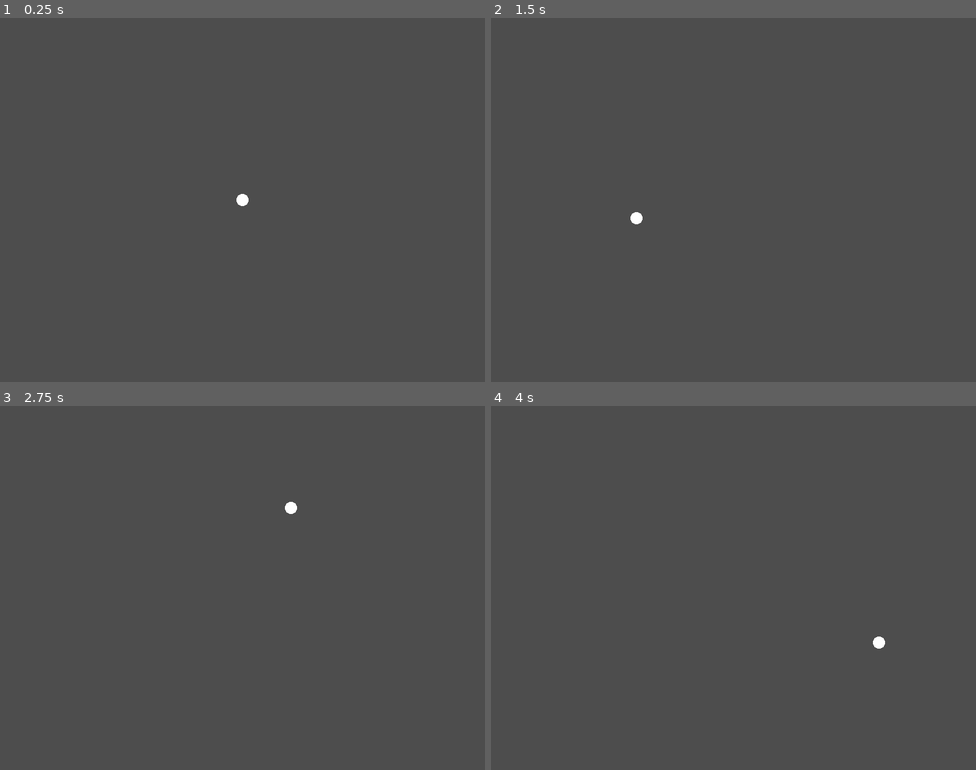
Above: before the commit, frames 1-4 (two rows, left to right).
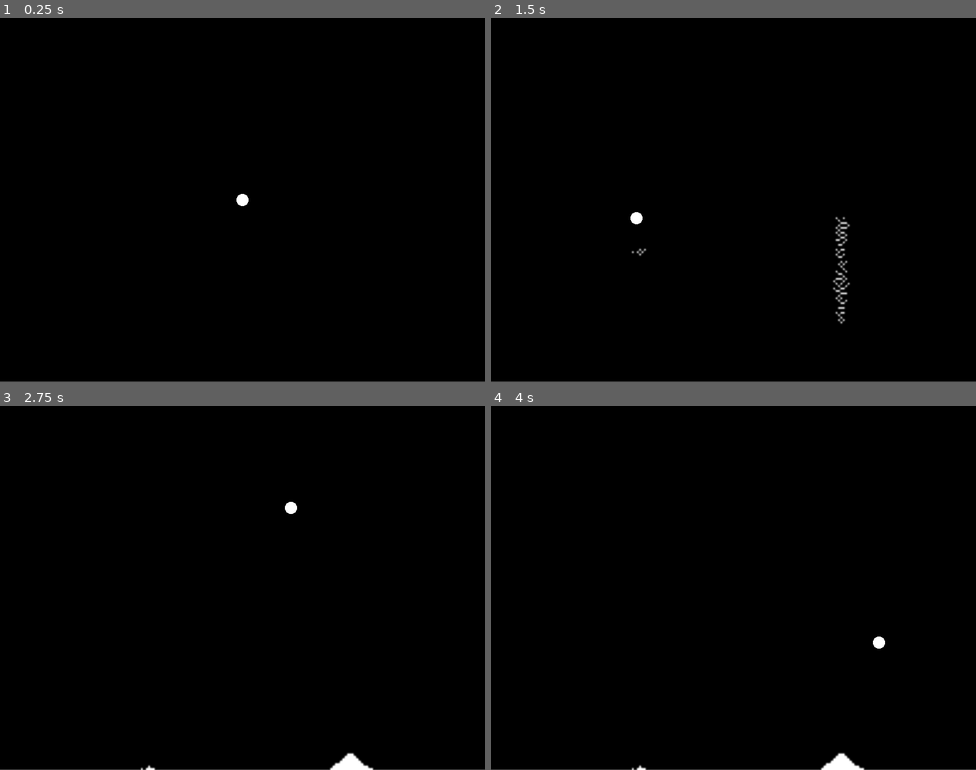
Above: after the commit, the same moments.

Repository: KunkelAlexander/neon-sand
Game: Godot game, scene res://scenes/cursor.tscn
The game is run twice, just before and just after one commit, with the same random seed, the same clock (stepped at 60 frames per second) and the same inputs.
Inputs (mouse positions are in pixels of both pictures, inside the frame that each line leads up to):
- Up to frame 1 (0.25 s): no input
- Up to frame 2 (1.5 s): tap Enter at 0.5 s; move the mouse to (840, 181) at 0.52 s; press the mouse at (840, 181) at 0.53 s; move the mouse to (636, 218) at 1.27 s; release the mouse at (636, 218) at 1.28 s; tap 1 (press_1) at 1.35 s
- Up to frame 3 (2.75 s): move the mouse to (291, 507) at 2.02 s; hold 2 (press_2) from 2.03 s (still down)
- Up to frame 4 (4 s): move the mouse to (709, 660) at 2.77 s; release 2 (press_2) at 2.78 s; tap 3 (press_3) at 2.85 s; tap Space at 3.5 s; move the mouse to (879, 642) at 3.52 s; hold Right mouse button (right_click) from 3.53 s (still down)

The runs differ from the first frame. In frame 1, 100% of the frame differs, in the area x 0-100%, y 0-100%; in frame 2, 100%; in frame 3, 100%; in frame 4, 100%.

Commit message:
Make sand visible

Diff:
--- a/scenes/cursor.tscn
+++ b/scenes/cursor.tscn
@@ -7,7 +7,6 @@
 [node name="Node2D" type="Node2D"]
 
 [node name="Background" type="ColorRect" parent="."]
-visible = false
 offset_right = 802.0
 offset_bottom = 599.0
 color = Color(0, 0, 0, 1)
--- a/scripts/cursor.gd
+++ b/scripts/cursor.gd
@@ -19,7 +19,7 @@
 	var scale_y = float(Global.HEIGHT) / screen_size.y
 	return Vector2i(int(mouse_pos.x * scale_x), int(mouse_pos.y * scale_y))
 
-func _process(delta):
+func _process(_delta):
 	# Update cursor position
 	position = get_global_mouse_position()
 
--- a/scripts/global.gd
+++ b/scripts/global.gd
@@ -1,7 +1,7 @@
 extends Node
 
-@export var WIDTH = 400
-@export var HEIGHT = 300
+@export var WIDTH = 200
+@export var HEIGHT = 150
 
 # Sand type definitions
 const SAND_EMPTY = 0
--- a/scripts/sand_renderer.gd
+++ b/scripts/sand_renderer.gd
@@ -35,7 +35,7 @@
 	for i in range(Global.WIDTH * Global.HEIGHT):
 
 		var type = updated_grid[i]
-		var color = Color(0, 0, 0, 0)#sand_colors.get(type, Color(0, 0, 0, 0))  # Default to transparent
+		var color = sand_colors.get(type, Color(0, 0, 0, 0))  # Default to transparent
 
 		# Convert Color to byte format (RGBA)
 		var r = int(color.r * 255)
--- a/scripts/sand_simulation.gd
+++ b/scripts/sand_simulation.gd
@@ -48,8 +48,8 @@
 	# 2) If you just placed new pixels this frame, put them in the *read* buffer
 	#    so the simulation sees them immediately.
 	for pos_type in active_pixels:
-		var index = pos_type[0]
-		var sand_type = pos_type[1]
+		var index        = pos_type[0]
+		var sand_type    = pos_type[1]
 		read_grid[index] = sand_type
 	active_pixels.clear()
 
@@ -118,6 +118,7 @@
 	var grid_x = coords.x
 	var grid_y = coords.y
 
+
 	for dx in range(-radius, radius + 1):
 		for dy in range(-radius, radius + 1):
 			# Only consider points within the circle.
